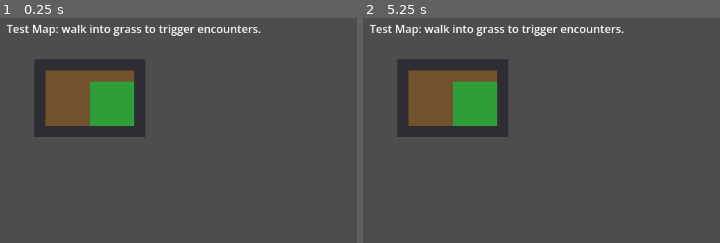
Above: before the commit, frames 1-2 (left to right).
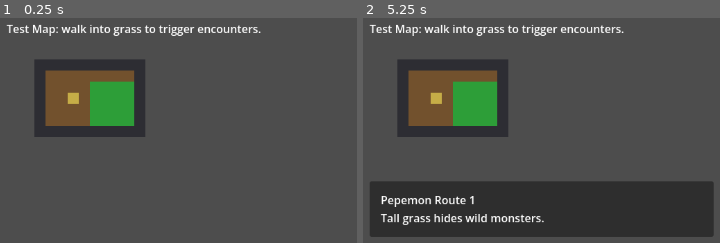
Above: after the commit, the same moments.

Repository: CHEESEMARSHALL/pepemon
Game: Godot game, scene res://scenes/game/GameRoot.tscn
Two runs of this game, one before a commit and one after it. Both use one fixed random seed, a clock stepped at 60 frames per second and the inputs below.
Inputs (mouse positions are in pixels of both pictures, inside the frame that each line leads up to):
- Up to frame 1 (0.25 s): no input
- Up to frame 2 (5.25 s): tap Enter (ui_accept) at 0.5, 2, 3.5 s; move the mouse to (outside the picture) at 0.52 s; hold Right (ui_right) 0.53-1.25 s; hold Enter (ui_accept) 0.53-1.25 s; click (outside the picture) at 0.67 s; drag from (outside the picture) to (outside the picture) at 1.27 s; move the mouse to (outside the picture) at 2.02 s; hold Right (ui_right) 2.03-2.75 s; hold Enter (ui_accept) 2.03-2.75 s; drag from (outside the picture) to (512, 162) at 2.77 s; move the mouse to (outside the picture) at 3.52 s; hold Left (ui_left) 3.53-4.25 s; hold Enter (ui_accept) 3.53-4.25 s; drag from (512, 162) to (634, 117) at 4.27 s; move the mouse to (outside the picture) at 5.02 s; hold Down (ui_down) from 5.03 s (still down); hold Enter (ui_accept) from 5.03 s (still down); click (outside the picture) at 5.17 s

The runs differ from the first frame. In frame 1, 0.2% of the frame differs, in the area x 19-23%, y 33-39%; in frame 2, 23%, in the area x 1-99%, y 33-98%.

Commit message:
Add overworld sign interactions

Diff:
--- a/scenes/overworld/Overworld.gd
+++ b/scenes/overworld/Overworld.gd
@@ -5,18 +5,32 @@
 const DIRT_TILE := Vector2i(0, 0)
 const GRASS_TILE := Vector2i(1, 0)
 const WALL_TILE := Vector2i(2, 0)
+const SIGN_TILE := Vector2i(3, 0)
 const TERRAIN_DATA_KEY := "terrain"
 const BLOCKED_DATA_KEY := "blocked"
+const INTERACTION_TEXT_DATA_KEY := "interaction_text"
 const TERRAIN_DIRT := "Dirt"
 const TERRAIN_GRASS := "Grass"
 const TERRAIN_WALL := "Wall"
+const TERRAIN_SIGN := "Sign"
+const SIGN_MESSAGE := "Pepemon Route 1\nTall grass hides wild monsters."
 
 @onready var _player := %Player as PlayerController
 @onready var _ground_tile_map := %GroundTileMap as TileMap
+@onready var _dialogue_panel := %DialoguePanel as PanelContainer
+@onready var _dialogue_label := %DialogueLabel as Label
 
 
 func _ready() -> void:
 	_setup_test_map()
+	_player.interaction_requested.connect(_on_player_interaction_requested)
+	_dialogue_panel.visible = false
+
+
+func _input(event: InputEvent) -> void:
+	if _dialogue_panel.visible and event.is_action_pressed("ui_accept"):
+		close_dialogue()
+		get_viewport().set_input_as_handled()
 
 
 func force_test_encounter(enemy_monster: Resource = null, enemy_level: int = 5) -> void:
@@ -48,6 +62,8 @@
 		for y in range(7, 11):
 			_ground_tile_map.set_cell(0, Vector2i(x, y), SOURCE_ID, GRASS_TILE)
 
+	_ground_tile_map.set_cell(0, Vector2i(7, 8), SOURCE_ID, SIGN_TILE)
+
 
 func _create_test_tile_set() -> TileSet:
 	var tile_set := TileSet.new()
@@ -58,11 +74,15 @@
 	tile_set.add_custom_data_layer(1)
 	tile_set.set_custom_data_layer_name(1, BLOCKED_DATA_KEY)
 	tile_set.set_custom_data_layer_type(1, TYPE_BOOL)
+	tile_set.add_custom_data_layer(2)
+	tile_set.set_custom_data_layer_name(2, INTERACTION_TEXT_DATA_KEY)
+	tile_set.set_custom_data_layer_type(2, TYPE_STRING)
 
-	var image := Image.create(CELL_SIZE.x * 3, CELL_SIZE.y, false, Image.FORMAT_RGBA8)
+	var image := Image.create(CELL_SIZE.x * 4, CELL_SIZE.y, false, Image.FORMAT_RGBA8)
 	image.fill_rect(Rect2i(Vector2i.ZERO, CELL_SIZE), Color(0.45, 0.32, 0.18))
 	image.fill_rect(Rect2i(Vector2i(CELL_SIZE.x, 0), CELL_SIZE), Color(0.18, 0.62, 0.22))
 	image.fill_rect(Rect2i(Vector2i(CELL_SIZE.x * 2, 0), CELL_SIZE), Color(0.18, 0.18, 0.2))
+	image.fill_rect(Rect2i(Vector2i(CELL_SIZE.x * 3, 0), CELL_SIZE), Color(0.78, 0.68, 0.28))
 
 	var texture := ImageTexture.create_from_image(image)
 	var source := TileSetAtlasSource.new()
@@ -71,6 +91,7 @@
 	source.create_tile(DIRT_TILE)
 	source.create_tile(GRASS_TILE)
 	source.create_tile(WALL_TILE)
+	source.create_tile(SIGN_TILE)
 
 	tile_set.add_source(source, SOURCE_ID)
 	source.get_tile_data(DIRT_TILE, 0).set_custom_data(TERRAIN_DATA_KEY, TERRAIN_DIRT)
@@ -79,4 +100,32 @@
 	source.get_tile_data(GRASS_TILE, 0).set_custom_data(BLOCKED_DATA_KEY, false)
 	source.get_tile_data(WALL_TILE, 0).set_custom_data(TERRAIN_DATA_KEY, TERRAIN_WALL)
 	source.get_tile_data(WALL_TILE, 0).set_custom_data(BLOCKED_DATA_KEY, true)
+	source.get_tile_data(SIGN_TILE, 0).set_custom_data(TERRAIN_DATA_KEY, TERRAIN_SIGN)
+	source.get_tile_data(SIGN_TILE, 0).set_custom_data(BLOCKED_DATA_KEY, true)
+	source.get_tile_data(SIGN_TILE, 0).set_custom_data(INTERACTION_TEXT_DATA_KEY, SIGN_MESSAGE)
 	return tile_set
+
+
+func _on_player_interaction_requested(cell: Vector2i) -> void:
+	var tile_data := _ground_tile_map.get_cell_tile_data(0, cell)
+
+	if tile_data == null:
+		return
+
+	var message := str(tile_data.get_custom_data(INTERACTION_TEXT_DATA_KEY))
+
+	if message.is_empty():
+		return
+
+	_show_dialogue(message)
+
+
+func _show_dialogue(message: String) -> void:
+	_dialogue_label.text = message
+	_dialogue_panel.visible = true
+	_player.movement_enabled = false
+
+
+func close_dialogue() -> void:
+	_dialogue_panel.visible = false
+	_player.movement_enabled = true
--- a/scenes/overworld/Overworld.tscn
+++ b/scenes/overworld/Overworld.tscn
@@ -23,3 +23,27 @@
 offset_right = 584.0
 offset_bottom = 72.0
 text = "Test Map: walk into grass to trigger encounters."
+
+[node name="DialogueLayer" type="CanvasLayer" parent="."]
+
+[node name="DialoguePanel" type="PanelContainer" parent="DialogueLayer"]
+unique_name_in_owner = true
+visible = false
+offset_left = 24.0
+offset_top = 256.0
+offset_right = 520.0
+offset_bottom = 336.0
+
+[node name="DialogueMargin" type="MarginContainer" parent="DialogueLayer/DialoguePanel"]
+layout_mode = 2
+theme_override_constants/margin_left = 16
+theme_override_constants/margin_top = 12
+theme_override_constants/margin_right = 16
+theme_override_constants/margin_bottom = 12
+
+[node name="DialogueLabel" type="Label" parent="DialogueLayer/DialoguePanel/DialogueMargin"]
+unique_name_in_owner = true
+layout_mode = 2
+text = "Dialogue"
+vertical_alignment = 1
+autowrap_mode = 3
--- a/scripts/player/PlayerController.gd
+++ b/scripts/player/PlayerController.gd
@@ -2,6 +2,7 @@
 class_name PlayerController
 
 signal battle_triggered(enemy_monster: Resource, enemy_level: int)
+signal interaction_requested(cell: Vector2i)
 
 @export_group("Movement")
 @export var movement_enabled := true
@@ -21,6 +22,7 @@
 @export var encounter_table: Resource
 
 var _is_moving := false
+var _facing_direction := Vector2i.LEFT
 var _rng := RandomNumberGenerator.new()
 
 @onready var _tile_map := get_node_or_null(tile_map_path) as TileMap
@@ -47,7 +49,25 @@
 	if direction == Vector2i.ZERO:
 		return
 
+	_facing_direction = direction
 	_step(direction)
+
+
+func _unhandled_input(event: InputEvent) -> void:
+	if not movement_enabled or _is_moving:
+		return
+
+	if event.is_action_pressed("ui_accept"):
+		interact()
+		get_viewport().set_input_as_handled()
+
+
+func interact() -> void:
+	if _tile_map == null:
+		return
+
+	var current_cell := _tile_map.local_to_map(_tile_map.to_local(global_position))
+	interaction_requested.emit(current_cell + _facing_direction)
 
 
 func _get_input_direction() -> Vector2i:
--- /dev/null
+++ b/scripts/tests/ValidateOverworldInteraction.gd
@@ -0,0 +1,59 @@
+extends SceneTree
+
+
+func _init() -> void:
+	call_deferred("_run")
+
+
+func _run() -> void:
+	var overworld_scene := load("res://scenes/overworld/Overworld.tscn") as PackedScene
+
+	if overworld_scene == null:
+		push_error("Failed to load Overworld.tscn.")
+		quit(1)
+		return
+
+	var overworld := overworld_scene.instantiate()
+	get_root().add_child(overworld)
+	await process_frame
+	await process_frame
+
+	var player := overworld.find_child("Player", true, false) as PlayerController
+	var dialogue_panel := overworld.get_node("%DialoguePanel") as PanelContainer
+	var dialogue_label := overworld.get_node("%DialogueLabel") as Label
+
+	if player == null or dialogue_panel == null or dialogue_label == null:
+		push_error("Interaction validation could not find player or dialogue nodes.")
+		quit(1)
+		return
+
+	player.interact()
+	await process_frame
+
+	if not dialogue_panel.visible or not dialogue_label.text.contains("Pepemon Route 1"):
+		push_error("Interacting with the sign did not show dialogue.")
+		quit(1)
+		return
+
+	if player.movement_enabled:
+		push_error("Dialogue did not lock player movement.")
+		quit(1)
+		return
+
+	var accept_event := InputEventAction.new()
+	accept_event.action = "ui_accept"
+	accept_event.pressed = true
+	Input.parse_input_event(accept_event)
+	await process_frame
+
+	accept_event.pressed = false
+	Input.parse_input_event(accept_event)
+	await process_frame
+
+	if dialogue_panel.visible or not player.movement_enabled:
+		push_error("Closing dialogue did not restore movement.")
+		quit(1)
+		return
+
+	print("Overworld interaction validation passed: sign dialogue opens, locks, and closes.")
+	quit()
--- a/scripts/tests/ValidateProject.gd
+++ b/scripts/tests/ValidateProject.gd
@@ -167,6 +167,13 @@
 
 	if overworld_collision_script == null:
 		push_error("Failed to load ValidateOverworldCollision.gd.")
+		quit(1)
+		return
+
+	var overworld_interaction_script := load("res://scripts/tests/ValidateOverworldInteraction.gd") as Script
+
+	if overworld_interaction_script == null:
+		push_error("Failed to load ValidateOverworldInteraction.gd.")
 		quit(1)
 		return
 
Not shown, added: scripts/tests/ValidateOverworldInteraction.gd.uid
